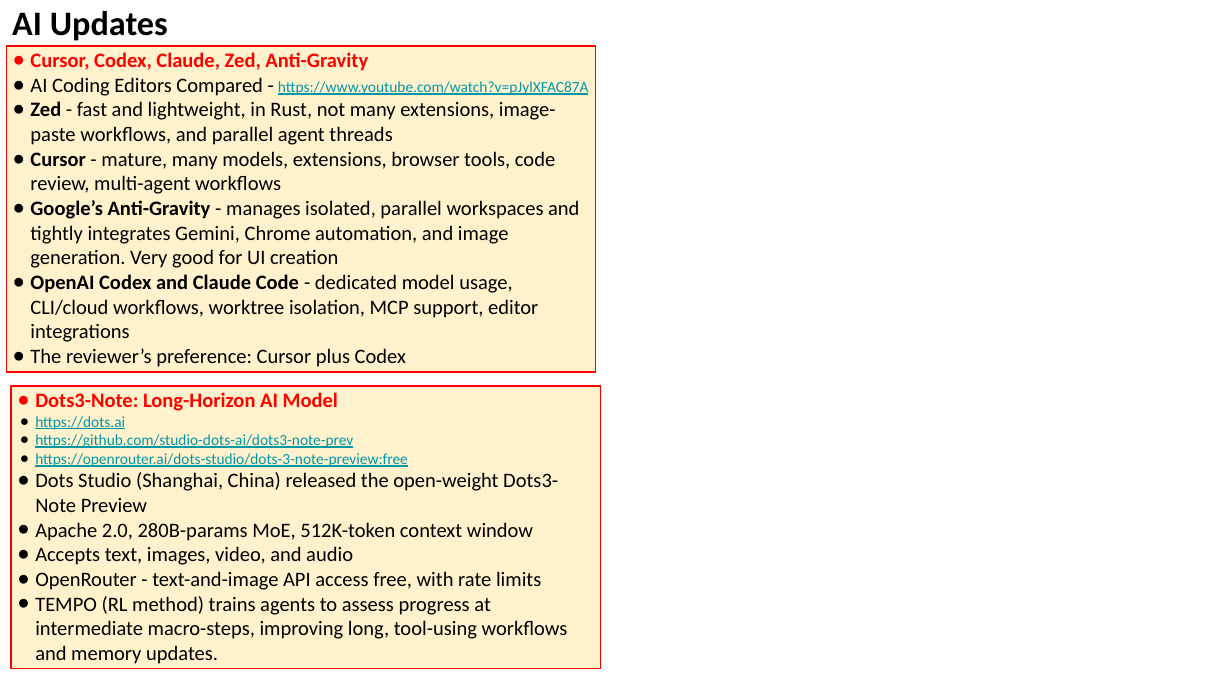
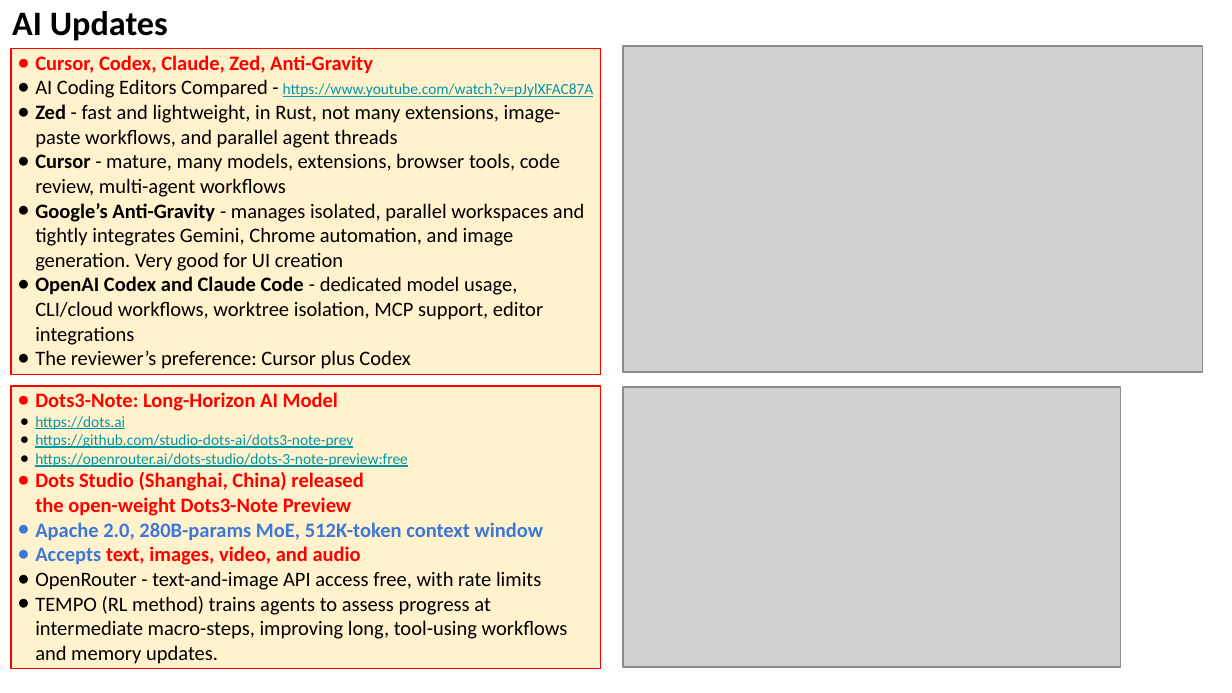
Before and after one commit to lselector/seminar, a slide deck: slide 26 of 2026/2026-08-21-AI-Updates.pptx. Drawn at 1232x693 pixels with LibreOffice and Linux fonts; fonts in the diff are those of the drawing; grey boxes stand for pictures. Boxes give left, top, right and bottom in pixels: in the first picture for what was removed or moved away, otherwise in the second. Text is boxed around its words. In the diff, an @@ line names an element or a change of style, - is before the commit and + after.

```diff
--- a/2026/2026-08-21-AI-Updates.pptx
+++ b/2026/2026-08-21-AI-Updates.pptx
@@ rectangle "Cursor, Codex, Claude, Zed, Anti-Gravity": place and size @@
-rectangle "Cursor, Codex, Claude, Zed, Anti-Gravity" at [6, 46, 595, 372]
+rectangle "Cursor, Codex, Claude, Zed, Anti-Gravity" at [11, 48, 600, 375]
@@ picture added at [623, 46, 1202, 372] @@
@@ picture added at [623, 387, 1121, 667] @@
@@ text in rectangle at [35, 472, 544, 565]: text colour #000000 to #FF0000 in "Dots Studio (Shanghai, China) released the open-weight ...", "text, images, video, and audio"; bold on in "Dots Studio (Shanghai, China) released the open-weight ...", "Apache 2.0, 280B-params MoE, 512K-token context window", "Accepts text, images, video, and audio"; text colour #000000 to #3C78D8 in "Apache 2.0, 280B-params MoE, 512K-token context window", "Accepts"; bullet colour #000000 to #FF0000; bullet colour #000000 to #3C78D8 @@
```
Also in this commit, not shown: 22 other slides changed, 5 slides added, 4 slides removed.
